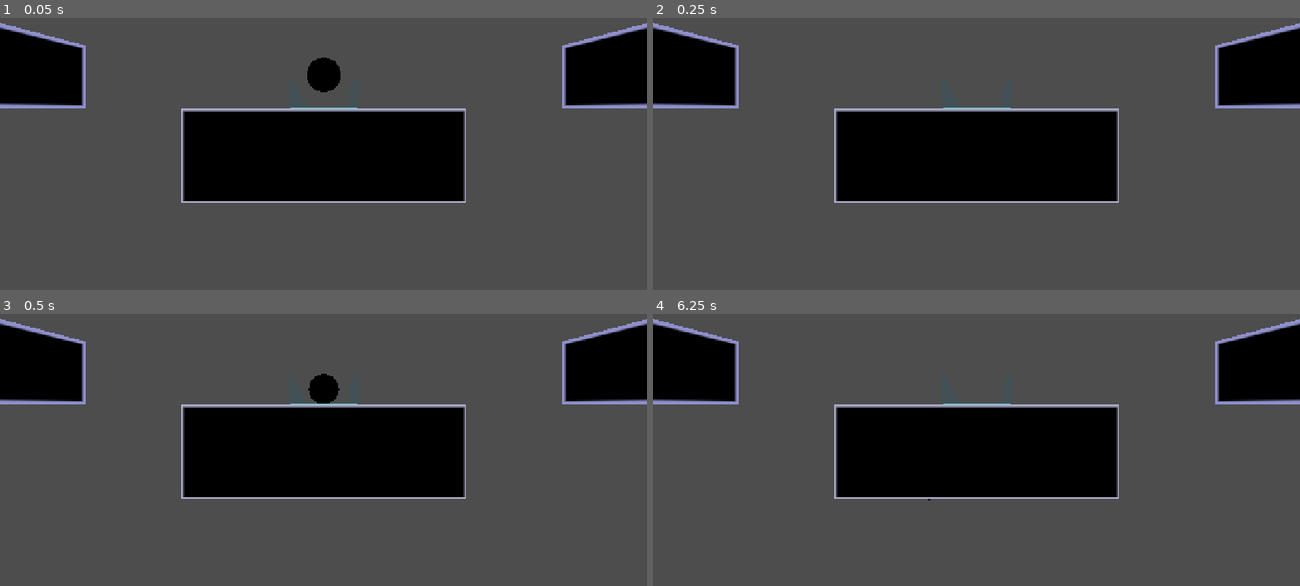
Above: before the commit, frames 1-4 (two rows, left to right).
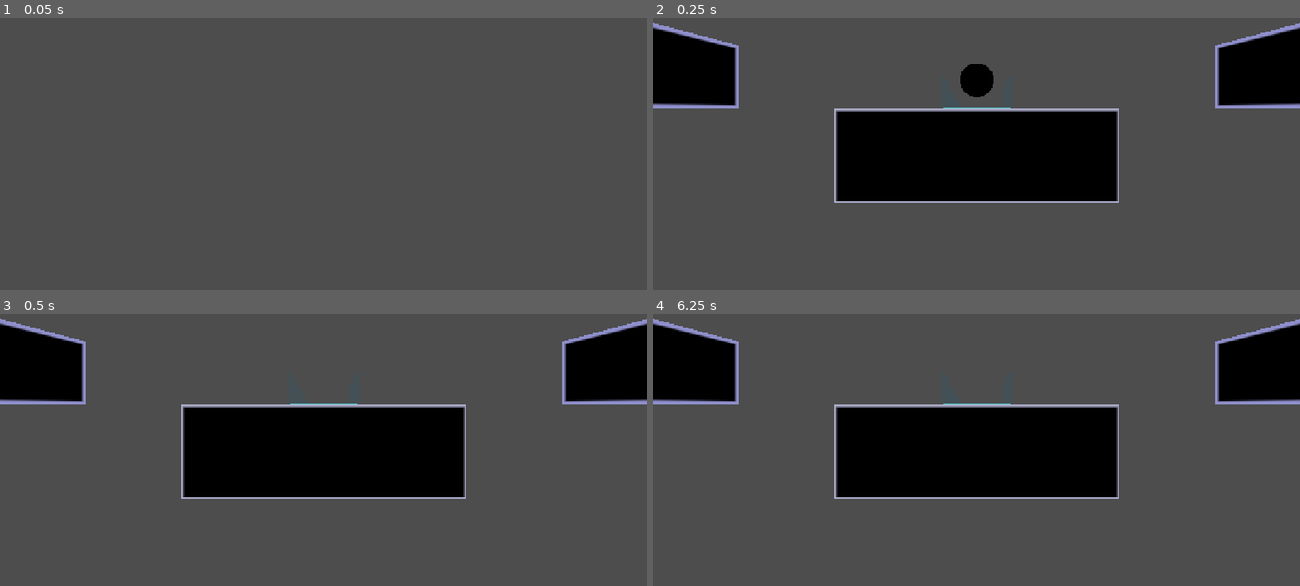
Above: after the commit, the same moments.

Repository: HernanDiaz/carreras-de-canicas
Game: Godot game, scene res://tools/smoke_test.tscn
Same seed, same stepped clock (60 frames per second), same inputs: the game is played once before the commit and once after it. This scene is started directly instead of the project's main scene.
Inputs (mouse positions are in pixels of both pictures, inside the frame that each line leads up to):
- Up to frame 1 (0.05 s): no input
- Up to frame 2 (0.25 s): no input
- Up to frame 3 (0.5 s): no input
- Up to frame 4 (6.25 s): move the mouse to (1118, 387) at 0.52 s; hold Right (ui_right) 0.53-1.25 s; tap R at 0.6, 5.1 s; click (1118, 387) at 0.67 s; drag from (847, 422) to (944, 477) at 1.27 s; tap Enter at 2, 3.5, 5 s; move the mouse to (1041, 324) at 2.02 s; hold Right (ui_right) 2.03-2.75 s; tap 9 at 2.1 s; tap Space at 2.75, 4.25, 5.75 s; drag from (944, 477) to (782, 349) at 2.77 s; move the mouse to (1170, 458) at 3.52 s; hold Left (ui_left) 3.53-4.25 s; tap 3 at 3.6 s; drag from (782, 349) to (outside the picture) at 4.27 s; move the mouse to (1008, 403) at 5.02 s; hold Down (ui_down) 5.03-5.75 s; click (1008, 403) at 5.17 s; drag from (outside the picture) to (847, 422) at 5.77 s

The runs differ from the first frame. In frame 1, 23% of the frame differs, in the area x 0-100%, y 1-68%; in frame 2, 0.5%; in frame 3, 0.4%; in frame 4, less than 0.1%.

Commit message:
Canica: estela de puntos brillantes cuando va a más de 8 m/s (toboganes, catapulta, aceleradores)
Co-Authored-By: Claude Opus 5.5 <noreply@anthropic.com>

Diff:
--- a/scripts/marble.gd
+++ b/scripts/marble.gd
@@ -60,6 +60,10 @@
 var _impact_mute := 0
 var _impact_cooldown := 0.0
 var _protection := 0.0
+## Estela de puntos brillantes que sale a partir de esta velocidad (m/s).
+const TRAIL_SPEED := 8.0
+static var _trail_mesh: SphereMesh
+var _trail: CPUParticles3D
 ## Consulta de suelo reutilizada (se hace en cada paso de física).
 var _ground_query := PhysicsRayQueryParameters3D.new()
 
@@ -69,6 +73,45 @@
 	# Si se duerme, no se despierta cuando desaparece el suelo (trampillas).
 	can_sleep = false
 	add_to_group(Chaser.TARGET_GROUP)
+	_trail = _make_trail()
+	add_child(_trail)
+
+
+## Estela para cuando va deprisa (toboganes, catapultas, aceleradores). Las partículas se
+## quedan en el mundo (no siguen a la canica) y se encogen hasta desaparecer.
+func _make_trail() -> CPUParticles3D:
+	if _trail_mesh == null:
+		_trail_mesh = SphereMesh.new()
+		_trail_mesh.radius = 0.16
+		_trail_mesh.height = 0.32
+		_trail_mesh.radial_segments = 8
+		_trail_mesh.rings = 4
+		var glow := StandardMaterial3D.new()
+		glow.shading_mode = BaseMaterial3D.SHADING_MODE_UNSHADED
+		glow.transparency = BaseMaterial3D.TRANSPARENCY_ALPHA
+		glow.albedo_color = Color(0.6, 0.95, 1.0, 0.55)
+		_trail_mesh.material = glow
+	var trail := CPUParticles3D.new()
+	trail.mesh = _trail_mesh
+	trail.amount = 24
+	trail.lifetime = 0.35
+	trail.local_coords = false
+	trail.emitting = false
+	trail.gravity = Vector3.ZERO
+	trail.initial_velocity_min = 0.0
+	trail.initial_velocity_max = 0.0
+	trail.emission_shape = CPUParticles3D.EMISSION_SHAPE_SPHERE
+	trail.emission_sphere_radius = 0.2
+	var shrink := Curve.new()
+	shrink.add_point(Vector2(0, 1))
+	shrink.add_point(Vector2(1, 0))
+	trail.scale_amount_curve = shrink
+	trail.cast_shadow = GeometryInstance3D.SHADOW_CASTING_SETTING_OFF
+	return trail
+
+
+func is_trailing() -> bool:
+	return _trail != null and _trail.emitting
 
 
 func calibrate() -> void:
@@ -173,6 +216,9 @@
 
 func _physics_process(delta: float) -> void:
 	_protection = maxf(_protection - delta, 0.0)
+	var fast := visible and not freeze and _pending_respawn == null and linear_velocity.length() > TRAIL_SPEED
+	if _trail != null and _trail.emitting != fast:
+		_trail.emitting = fast
 	_update_sensor(delta)
 	_grounded = _check_grounded()
 	_detect_impact(delta)
--- a/tools/smoke_test.gd
+++ b/tools/smoke_test.gd
@@ -31,6 +31,7 @@
 	_check_unknown_level()
 	_check_service_ids()
 	await _check_respawn_protection()
+	await _check_speed_trail()
 	_check_catapult_aim()
 	await _check_coaster_routes()
 	await _check_overlay_fits()
@@ -498,6 +499,23 @@
 	marble.free()
 	camera.free()
 	level.free()
+
+
+## Estela de velocidad: sale yendo deprisa y no parada ni recién reaparecida.
+func _check_speed_trail() -> void:
+	var marble: Marble = load("res://scenes/marble.tscn").instantiate()
+	add_child(marble)
+	await get_tree().physics_frame
+	var still := marble.is_trailing()
+	marble.linear_velocity = Vector3(12, 0, 0)
+	await get_tree().physics_frame
+	var fast := marble.is_trailing()
+	marble.respawn(Vector3(0, 5, 0))
+	await get_tree().physics_frame
+	var respawned := marble.is_trailing()
+	if still or not fast or respawned:
+		_failures.append("estela: parada %s, deprisa %s, al reaparecer %s" % [still, fast, respawned])
+	marble.free()
 
 
 func _check_voices() -> void:
